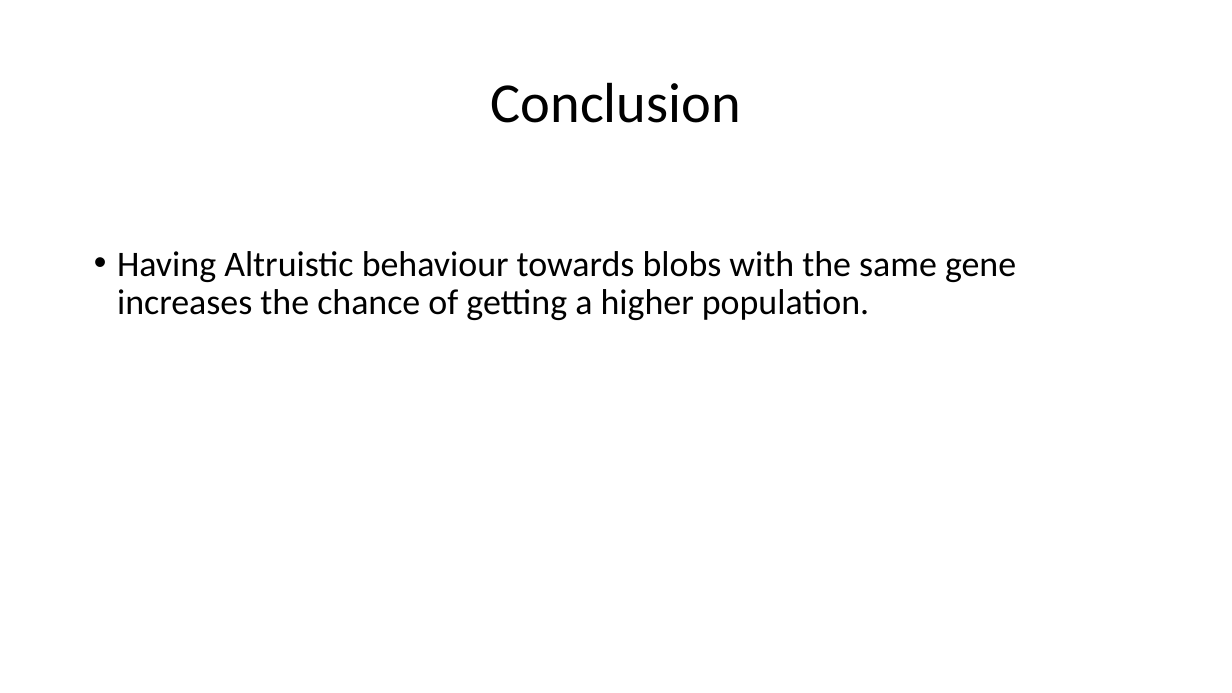
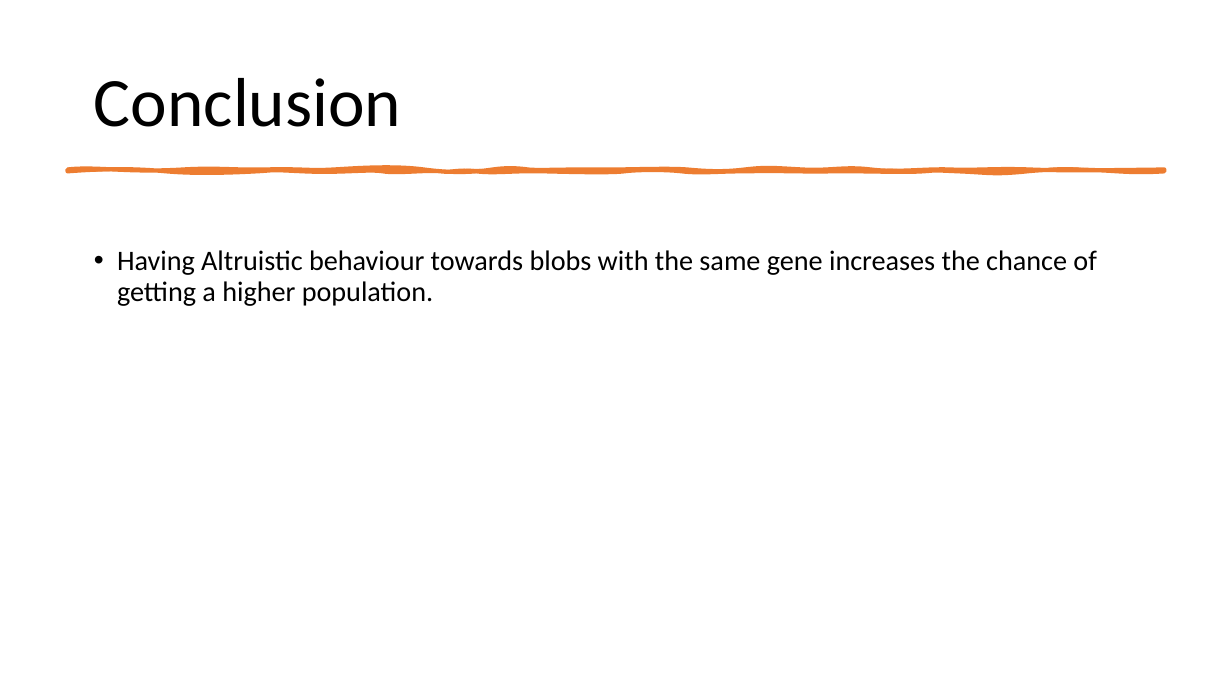
Before and after one commit to LiWeiYeh/Utrecht-University, a slide deck: slide 9 of Research-Methods/Altruism-presentation.pptx. Drawn at 1232x693 pixels with LibreOffice and Linux fonts; fonts in the diff are those of the drawing. Boxes give left, top, right and bottom in pixels: in the first picture for what was removed or moved away, otherwise in the second. Text is boxed around its words. In the diff, an @@ line names an element or a change of style, - is before the commit and + after.

Commit message:
updated presentation for real

```diff
--- a/Research-Methods/Altruism-presentation.pptx
+++ b/Research-Methods/Altruism-presentation.pptx
@@ title "Conclusion" at [94, 78, 401, 127]: size 44 to 54 pt; alignment centre to left @@
@@ freeform shape added at [67, 169, 1165, 171], fill #ED7D31, outline #ED7D31 3.25 pt @@
@@ text "Having Altruistic behaviour towards blobs ..." at [117, 250, 1096, 306]: size 28 to 22 pt @@
```
